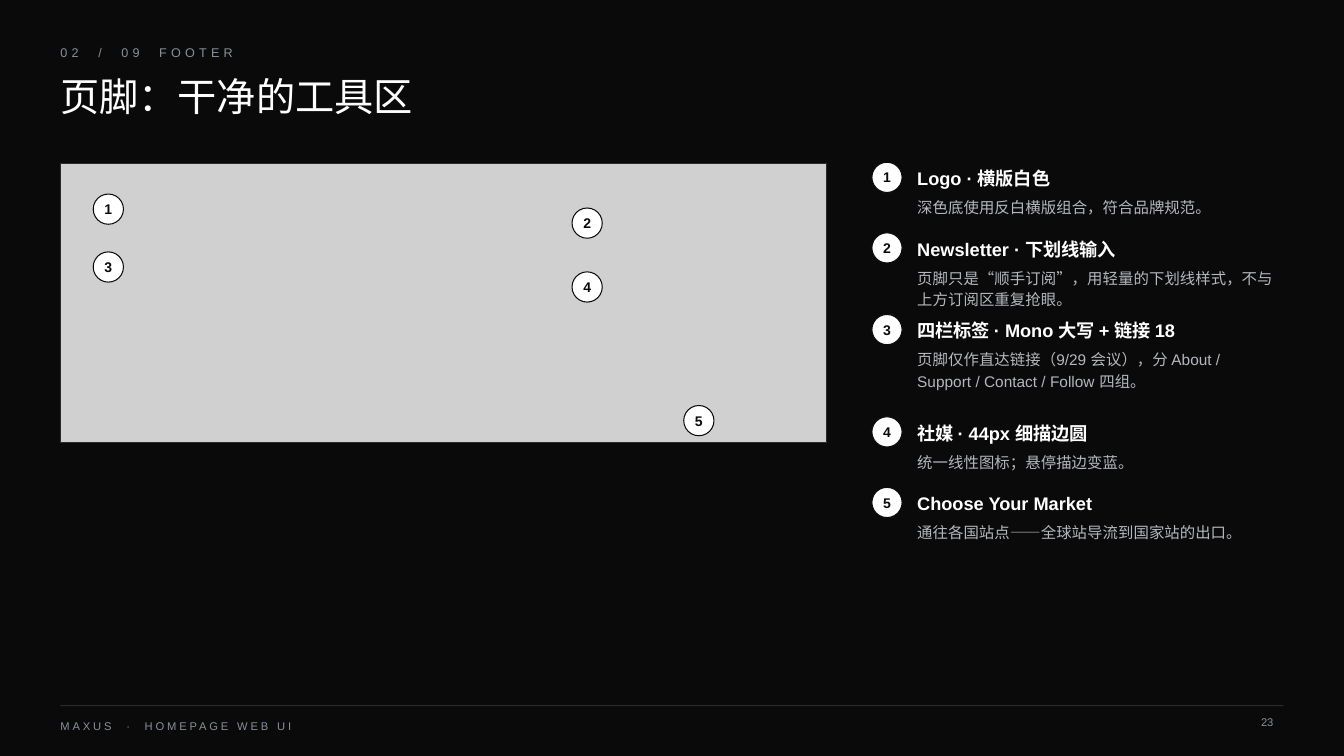
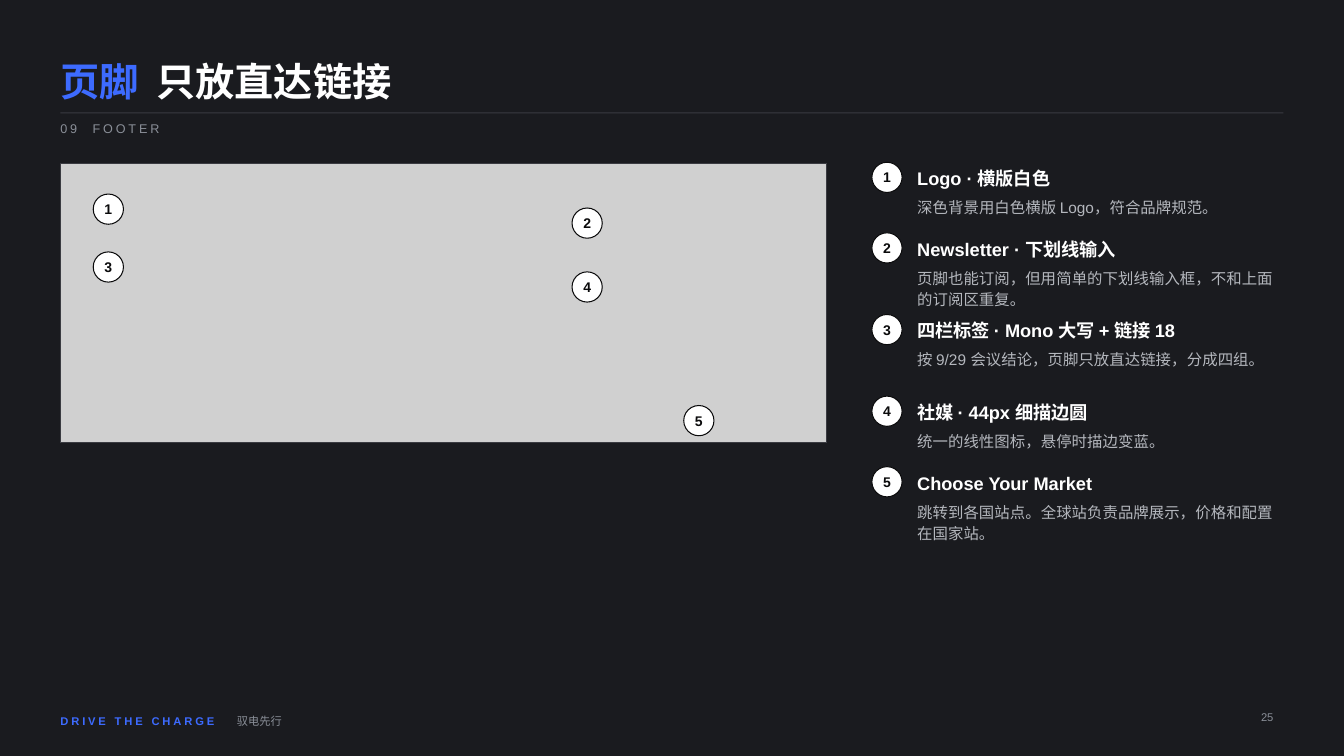
Before and after one commit to deko009/Claude, a slide deck: slide 25 of deck/MAXUS_首页WebUI_设计解说.pptx (slide 23 before the commit). Drawn at 1344x756 pixels with LibreOffice and Linux fonts; fonts in the diff are those of the drawing; grey boxes stand for pictures. Boxes give left, top, right and bottom in pixels: in the first picture for what was removed or moved away, otherwise in the second. Text is boxed around its words. In the diff, an @@ line names an element or a change of style, - is before the commit and + after.

```diff
--- a/deck/MAXUS_首页WebUI_设计解说.pptx
+++ b/deck/MAXUS_首页WebUI_设计解说.pptx
@@ background #0A0A0B to #1A1B1F @@
@@ text "页脚 只放直达链接" at (x1=60, y1=62, x2=391, y2=100): vertical alignment top to bottom @@
@@ text at (x1=60, y1=62, x2=391, y2=100): text changed; bold on @@
-页脚：干净的工具区
+页脚 只放直达链接
@@ line added from (60, 113) to (1284, 113), #3A3B41 0.75 pt @@
@@ text at (x1=60, y1=124, x2=160, y2=133): text changed @@
-02 / 09 FOOTER
+09 FOOTER
@@ rectangle at (x1=60, y1=163, x2=827, y2=443): outline #2A2B2E 0.75 pt to #3A3B41 0.75 pt @@
@@ text at (x1=917, y1=200, x2=1218, y2=216): text changed @@
-深色底使用反白横版组合，符合品牌规范。
+深色背景用白色横版 Logo，符合品牌规范。
@@ text at (x1=917, y1=271, x2=1272, y2=306): text changed @@
-页脚只是“顺手订阅”，用轻量的下划线样式，不与上方订阅区重复抢眼。
+页脚也能订阅，但用简单的下划线输入框，不和上面的订阅区重复。
@@ text at (x1=917, y1=352, x2=1265, y2=367): text changed @@
-页脚仅作直达链接（9/29 会议），分 About / Support / Contact / Follow 四组。
+按 9/29 会议结论，页脚只放直达链接，分成四组。
@@ text at (x1=917, y1=434, x2=1164, y2=449): text changed @@
-统一线性图标；悬停描边变蓝。
+统一的线性图标，悬停时描边变蓝。
@@ 4 texts, 2 ellipses moved together from (x1=872, y1=416, x2=1093, y2=517) to (x1=872, y1=396, x2=1093, y2=497) @@
@@ text at (x1=917, y1=505, x2=1272, y2=540): text changed @@
-通往各国站点——全球站导流到国家站的出口。
+跳转到各国站点。全球站负责品牌展示，价格和配置在国家站。
@@ line removed from (60, 706) to (1284, 706) @@
@@ text added at (x1=60, y1=717, x2=215, y2=725), 8 pt, text #3D6BFF, bold @@
+DRIVE THE CHARGE
@@ text added at (x1=237, y1=716, x2=282, y2=726), 8 pt, text #8A8F98 @@
+驭电先行
@@ page number removed at (x1=1261, y1=718, x2=1273, y2=726) @@
-23
@@ page number added at (x1=1261, y1=713, x2=1273, y2=721), 8 pt, text #8A8F98 @@
+25
@@ text removed at (x1=60, y1=722, x2=111, y2=730) @@
-MAXUS · HOMEPAGE WEB UI
```
Also in this commit, not shown: 24 other slides changed, 4 slides added, 2 slides removed, 3 other files.
